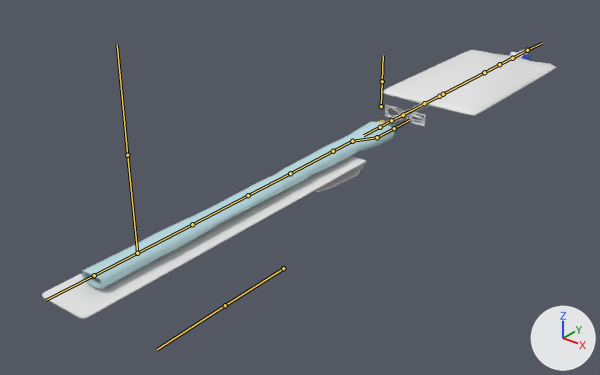
The FBX model care-up/Assets/_Models/catheter_Supertubular_InHands.fbx, before and after one commit.
One viewpoint serves both versions: a 50 mm lens placed at (0.592, -0.919, 0.432), pointed at (-0.084, -0.075, -0.091). Arrows for +X, +Y and +Z are at lower right; the lights stay in place. The bones that bend it are drawn over the model as lines.

In view in the first picture: 'CathClipClosed', 'CathClipOpened', 'catCoverOpened_', 'catInner', 'catheter_bag'.
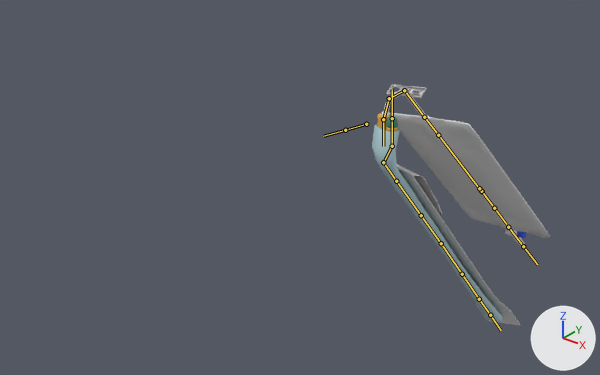
The newer file adds an action. The first version stands in its rest pose; the second is drawn at frame 131 of the action 'catArm|catheter_takeOffInner_L_Lib'.

Patch to the scene script:
```diff
--- a/care-up/Assets/_Models/catheter_Supertubular_InHands.fbx.py
+++ b/care-up/Assets/_Models/catheter_Supertubular_InHands.fbx.py
@@ bone_start @@
 bone_start = bpy.data.objects['catArm'].pose.bones['start']
-bone_start.location = (0.0, 0.0, 0.0)
-bone_start.rotation_quaternion = (1.0, 0.0, 0.0, 0.0)  # degrees (0, 0, 0)
+bone_start.location = (0.003, -0.014, 0.006)
+bone_start.rotation_quaternion = (0.693, -0.703, 0.127, -0.096)  # degrees (-91, 2, -18)
@@ bone_b_000 @@
 bone_b_000 = bpy.data.objects['catArm'].pose.bones['b.000']  # child of 'start'
-bone_b_000.rotation_quaternion = (1.0, 0.0, 0.0, 0.0)  # degrees (0, 0, 0)
+bone_b_000.rotation_quaternion = (0.956, -0.006, 0.0, 0.294)  # degrees (-1, 0, 34)
@@ bone_end @@
 bone_end = bpy.data.objects['catArm'].pose.bones['end']  # child of 'b.004'
-bone_end.rotation_quaternion = (1.0, 0.0, 0.0, 0.0)  # degrees (0, 0, 0)
+bone_end.rotation_quaternion = (0.981, -0.005, -0.193, 0.001)  # degrees (-1, -22, 0)
@@ bone_b_tube0 @@
 bone_b_tube0 = bpy.data.objects['catArm'].pose.bones['b_tube0']  # child of 'start'
-bone_b_tube0.rotation_quaternion = (1.0, 0.0, 0.0, 0.0)  # degrees (0, 0, 0)
+bone_b_tube0.rotation_quaternion = (0.983, -0.181, -0.004, 0.03)  # degrees (-21, 0, 4)
@@ bone_b_tube0_001 @@
 bone_b_tube0_001 = bpy.data.objects['catArm'].pose.bones['b_tube0.001']  # child of 'b_tube0'
-bone_b_tube0_001.rotation_quaternion = (1.0, 0.0, 0.0, 0.0)  # degrees (0, 0, 0)
+bone_b_tube0_001.rotation_quaternion = (0.868, -0.493, -0.027, 0.047)  # degrees (-59, 0, 6)
@@ bone_b_tube1 @@
 bone_b_tube1 = bpy.data.objects['catArm'].pose.bones['b_tube1']  # child of 'b_tube0.001'
-bone_b_tube1.rotation_quaternion = (1.0, 0.0, 0.0, 0.0)  # degrees (0, 0, 0)
+bone_b_tube1.rotation_quaternion = (0.857, -0.514, -0.005, 0.04)  # degrees (-62, 2, 4)
@@ bone_pi1 @@
 bone_pi1 = bpy.data.objects['catArm'].pose.bones['pi1']  # child of 'bag1'
-bone_pi1.scale = (1.0, 1.0, 1.0)
+bone_pi1.scale = (1.0, 0.87, 1.0)
@@ bone_pi0 @@
 bone_pi0 = bpy.data.objects['catArm'].pose.bones['pi0']  # child of 'bag0'
-bone_pi0.scale = (1.0, 1.0, 1.0)
+bone_pi0.scale = (1.0, 0.05, 1.0)
```

Pixel boxes [x1, y1, x2, y2] of what changed, in the pictures (600 x 375 px):
'catheter_bag', posed (101% taller)
    before: [381, 49, 557, 126]
    after: [382, 91, 550, 247]
'catInner', posed (58% narrower, 18% taller)
    before: [82, 121, 394, 289]
    after: [372, 123, 502, 322]
'catCoverOpened_', posed
    before: [42, 156, 367, 319]
    after: [397, 164, 520, 325]
'CathClipOpened', posed
    before: [397, 108, 426, 126]
    after: [399, 85, 427, 98]
'catheter', posed
    before: [214, 120, 398, 209]
    after: [377, 113, 398, 132]
'CathClipClosed', posed (26% shorter)
    before: [385, 105, 413, 123]
    after: [386, 84, 415, 97]
bone 'start', root to tip
    before: (380, 127) to (363, 135)
    after: (383, 119) to (383, 146)
bone 'b.000', root to tip
    before: (352, 141) to (333, 151)
    after: (383, 162) to (396, 181)
bone 'end', root to tip
    before: (137, 253) to (94, 275)
    after: (479, 299) to (490, 315)
bone 'b_tube0', root to tip
    before: (380, 127) to (391, 120)
    after: (383, 119) to (389, 98)
bone 'b_tube0.001', root to tip
    before: (391, 120) to (403, 115)
    after: (389, 98) to (404, 90)
bone 'b_tube1', root to tip
    before: (403, 115) to (424, 103)
    after: (404, 90) to (424, 117)
bone 'pi1', root to tip
    before: (484, 72) to (499, 64)
    after: (481, 191) to (494, 208)
bone 'pi0', root to tip
    before: (484, 72) to (443, 94)
    after: (481, 191) to (479, 188)
